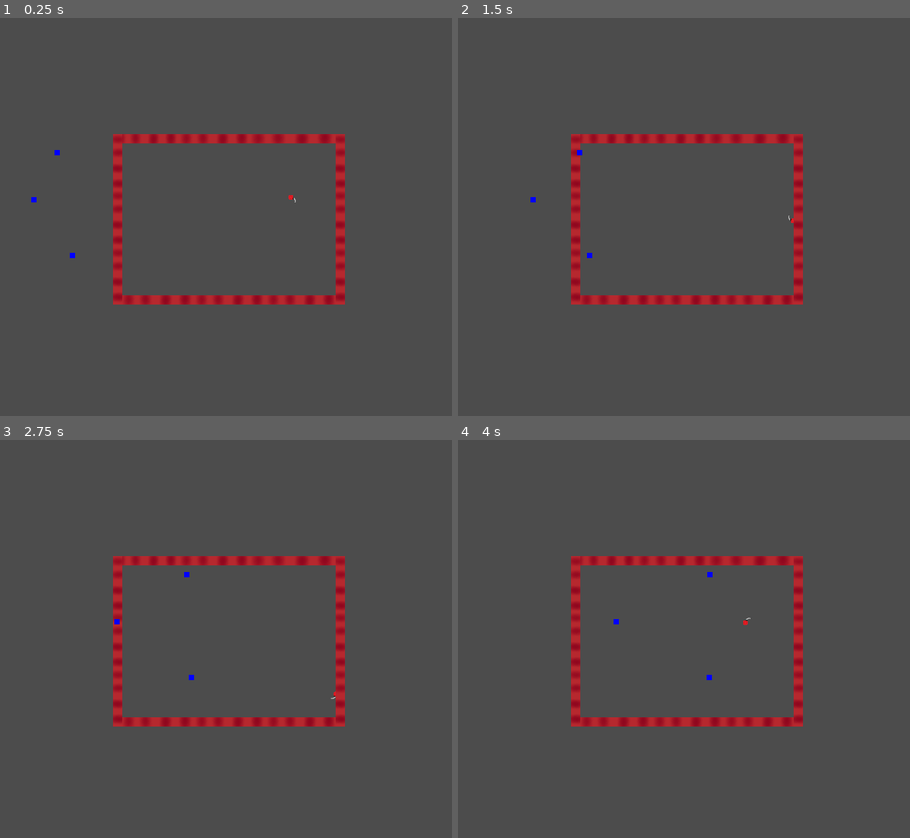
Above: before the commit, frames 1-4 (two rows, left to right).
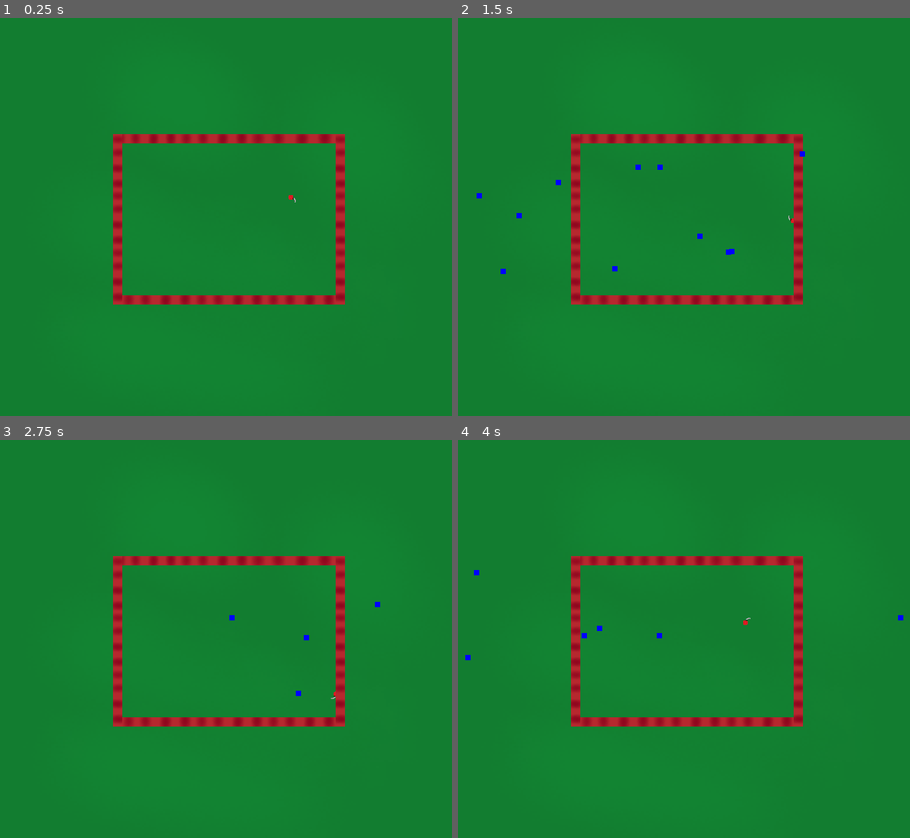
Above: after the commit, the same moments.

Repository: bsu-cs315/Final_Project_Group5
Game: Godot game, scene res://Scenes/World.tscn
Two runs of this game, one before a commit and one after it. Both use one fixed random seed, a clock stepped at 60 frames per second and the inputs below.
Inputs:
- Up to frame 1 (0.25 s): no input
- Up to frame 2 (1.5 s): hold Right (move_right) 0.53-1.28 s; tap R (ReAwaken) at 0.6, 1.35 s; hold Down (move_down) from 1.28 s (still down)
- Up to frame 3 (2.75 s): release Down (move_down) at 2.03 s; hold Right (move_right) from 2.03 s (still down); tap R (ReAwaken) at 2.1 s
- Up to frame 4 (4 s): release Right (move_right) at 2.78 s; hold Up (move_up) 2.78-3.53 s; tap R (ReAwaken) at 2.85, 3.6 s; hold Left (move_left) from 3.53 s (still down)

The runs differ from the first frame. In frame 1, 96% of the frame differs, in the area x 0-100%, y 0-100%; in frame 2, 96%; in frame 3, 96%; in frame 4, 96%.

Commit message:
added basic bullet patterns

Diff:
--- a/project/AreaBullet.gd
+++ b/project/AreaBullet.gd
@@ -1,6 +1,11 @@
 extends Area2D
 
-var randomized = rand_range(0.5,1.5)
+var randomizedspeed = rand_range(200,600)
 
-func _process(delta):  # Control movement of the bullet from here
-	self.position.x = self.position.x  + randomized
+func _process(_delta):  # Control movement of the bullet from here
+	self.position.x = self.position.x  + (randomizedspeed * _delta)
+
+	if(self.position.x >= 1000):
+		self.position.x = -300
+		randomizedspeed = rand_range(100,500)
+		self.position.y = rand_range(190,415)
--- a/project/Player.gd
+++ b/project/Player.gd
@@ -3,7 +3,7 @@
 var _velocity : Vector2 = Vector2.ZERO
 var _speed : int = 150
 var hit : bool = false
-var health : int = 20
+var health : int = 3
 
 func _physics_process(_delta):
 	var input := Vector2.ZERO
--- a/project/Scenes/World.tscn
+++ b/project/Scenes/World.tscn
@@ -1,20 +1,21 @@
 [gd_scene load_steps=5 format=2]
 
 [ext_resource path="res://Player.tscn" type="PackedScene" id=1]
-[ext_resource path="res://Bullet.tscn" type="PackedScene" id=3]
+[ext_resource path="res://sprites/Grass.png" type="Texture" id=2]
 [ext_resource path="res://AreaBullet.tscn" type="PackedScene" id=4]
 [ext_resource path="res://Barrier.tscn" type="PackedScene" id=5]
 
 [node name="World" type="Node2D"]
 
+[node name="Grass" type="Sprite" parent="."]
+position = Vector2( 341, 306 )
+scale = Vector2( 3.49517, 3.06808 )
+z_index = -149
+texture = ExtResource( 2 )
+
 [node name="Player" parent="." instance=ExtResource( 1 )]
 position = Vector2( 440, 273 )
 scale = Vector2( 0.8, 0.8 )
-
-[node name="Bullet" parent="." instance=ExtResource( 3 )]
-position = Vector2( -91, 236 )
-rotation = 0.785398
-scale = Vector2( 8, 8 )
 
 [node name="Enviroment" type="Node2D" parent="."]
 position = Vector2( -52, -37 )
@@ -73,11 +74,37 @@
 rotation = 1.5708
 scale = Vector2( 80, 6 )
 
-[node name="AreaBullet" parent="." instance=ExtResource( 4 )]
-position = Vector2( 66, 203 )
+[node name="Wave1" type="Node2D" parent="."]
 
-[node name="AreaBullet2" parent="." instance=ExtResource( 4 )]
-position = Vector2( 38, 274 )
+[node name="AreaBullet3" parent="Wave1" instance=ExtResource( 4 )]
+position = Vector2( -371, 352 )
 
-[node name="AreaBullet3" parent="." instance=ExtResource( 4 )]
-position = Vector2( 91, 358 )
+[node name="AreaBullet4" parent="Wave1" instance=ExtResource( 4 )]
+position = Vector2( -349, 248 )
+
+[node name="AreaBullet5" parent="Wave1" instance=ExtResource( 4 )]
+position = Vector2( -353, 329 )
+
+[node name="AreaBullet6" parent="Wave1" instance=ExtResource( 4 )]
+position = Vector2( -342, 353 )
+
+[node name="AreaBullet7" parent="Wave1" instance=ExtResource( 4 )]
+position = Vector2( -351, 298 )
+
+[node name="AreaBullet8" parent="Wave1" instance=ExtResource( 4 )]
+position = Vector2( -349, 268 )
+
+[node name="AreaBullet9" parent="Wave1" instance=ExtResource( 4 )]
+position = Vector2( -319, 378 )
+
+[node name="AreaBullet10" parent="Wave1" instance=ExtResource( 4 )]
+position = Vector2( -390, 382 )
+
+[node name="AreaBullet11" parent="Wave1" instance=ExtResource( 4 )]
+position = Vector2( -349, 225 )
+
+[node name="AreaBullet12" parent="Wave1" instance=ExtResource( 4 )]
+position = Vector2( -368, 225 )
+
+[node name="AreaBullet13" parent="Wave1" instance=ExtResource( 4 )]
+position = Vector2( -348, 205 )
Binary file added: project/sprites/Grass.png
Not shown, added: project/sprites/Grass.png.import
